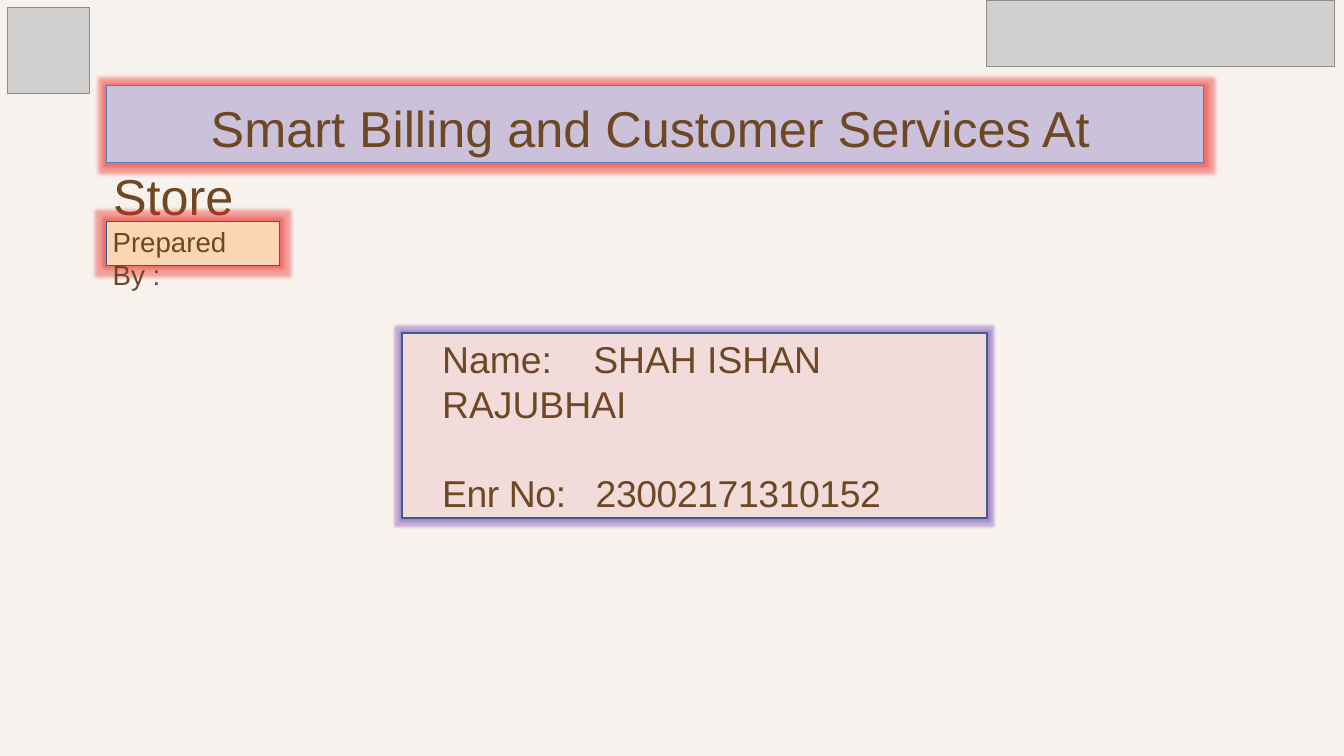
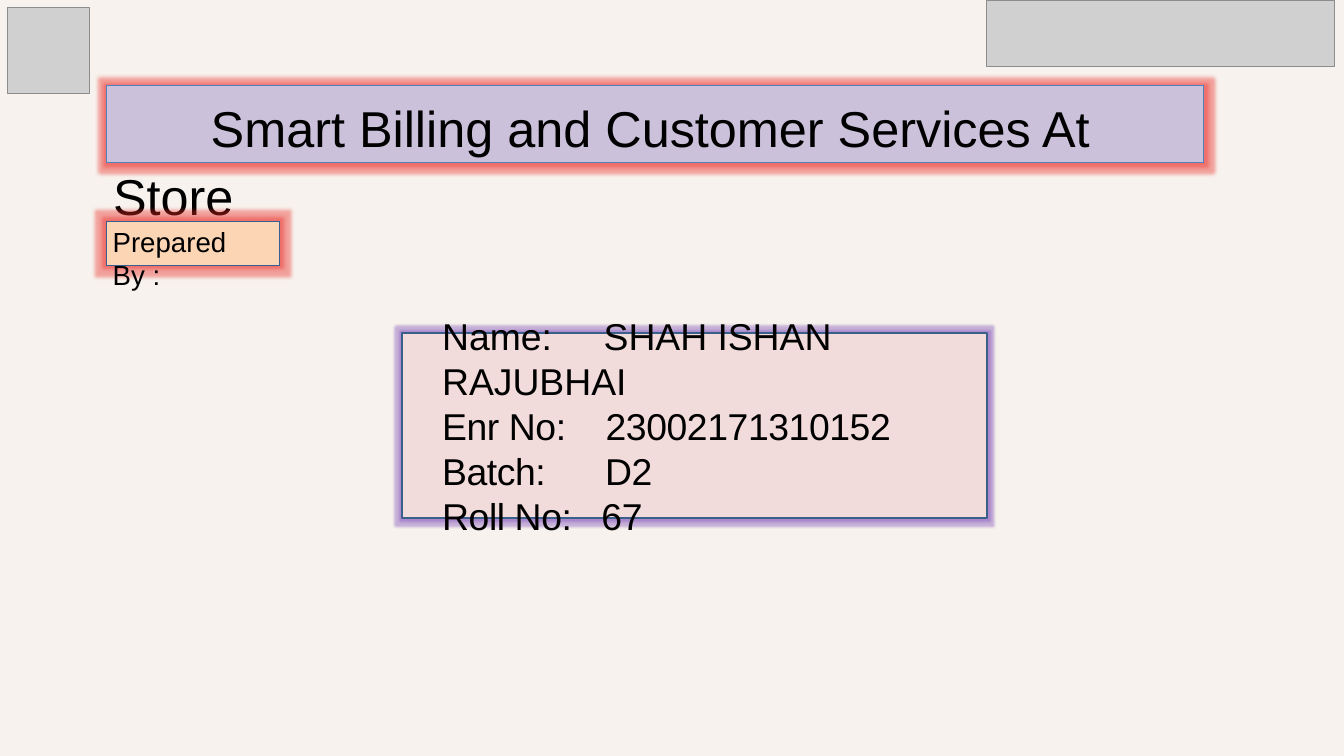
Before and after one commit to ishanshah018/Smart_Billing_and_Customer_Services_at_Store_Python, a slide deck: slide 1 of Smart-Billing-and-Customer-Services-At-Store.pptx.pptx. Drawn at 1344x756 pixels with LibreOffice and Linux fonts; fonts in the diff are those of the drawing; grey boxes stand for pictures. Boxes give left, top, right and bottom in pixels: in the first picture for what was removed or moved away, otherwise in the second. Text is boxed around its words. In the diff, an @@ line names an element or a change of style, - is before the commit and + after.

```diff
--- a/Smart-Billing-and-Customer-Services-At-Store.pptx.pptx
+++ b/Smart-Billing-and-Customer-Services-At-Store.pptx.pptx
@@ rectangle "Smart Billing and Customer Services ..." at (x1=106, y1=86, x2=1204, y2=163): text colour #6E4823 to #000000 @@
@@ rectangle "Prepared By :" at (x1=106, y1=221, x2=280, y2=265): text colour #6E4823 to #000000 @@
@@ text in rectangle at (x1=442, y1=324, x2=891, y2=441): text colour #6E4823 to #000000 in "Name: SHAH ISHAN RAJUBHAI", "Enr No: 23002171310152" @@
@@ text in rectangle at (x1=442, y1=458, x2=652, y2=531): paragraphs added @@
+  Batch: D2
+  Roll No: 67
```
Also in this commit, not shown: 8 other slides changed, 2 other files.
